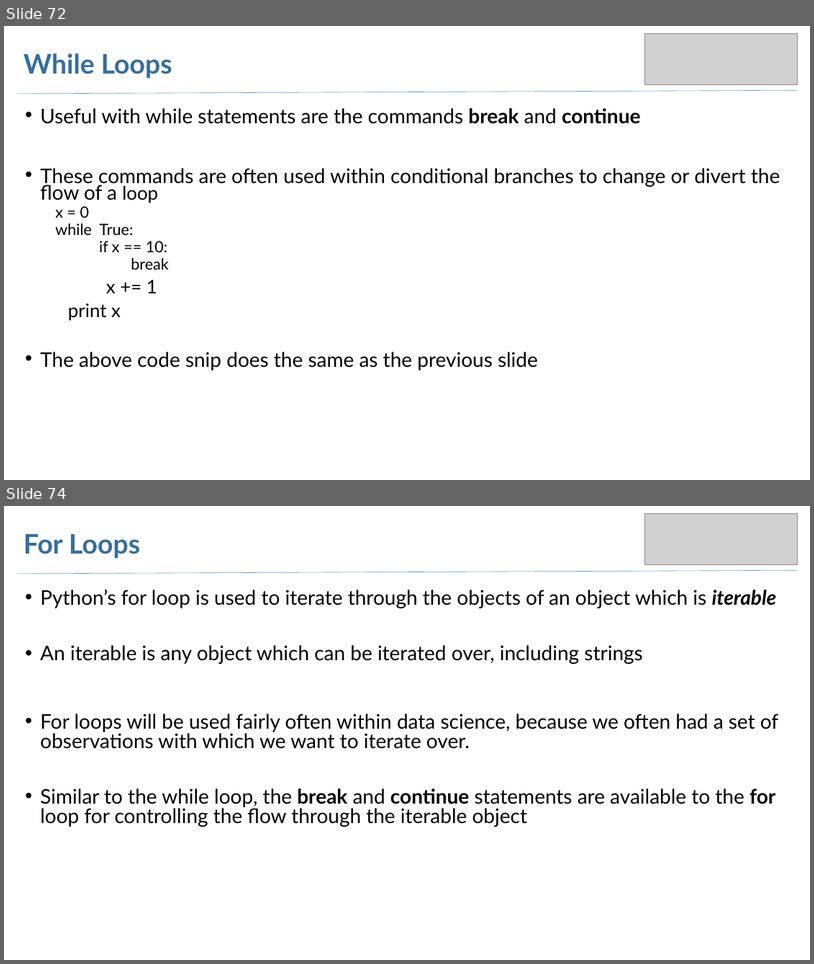
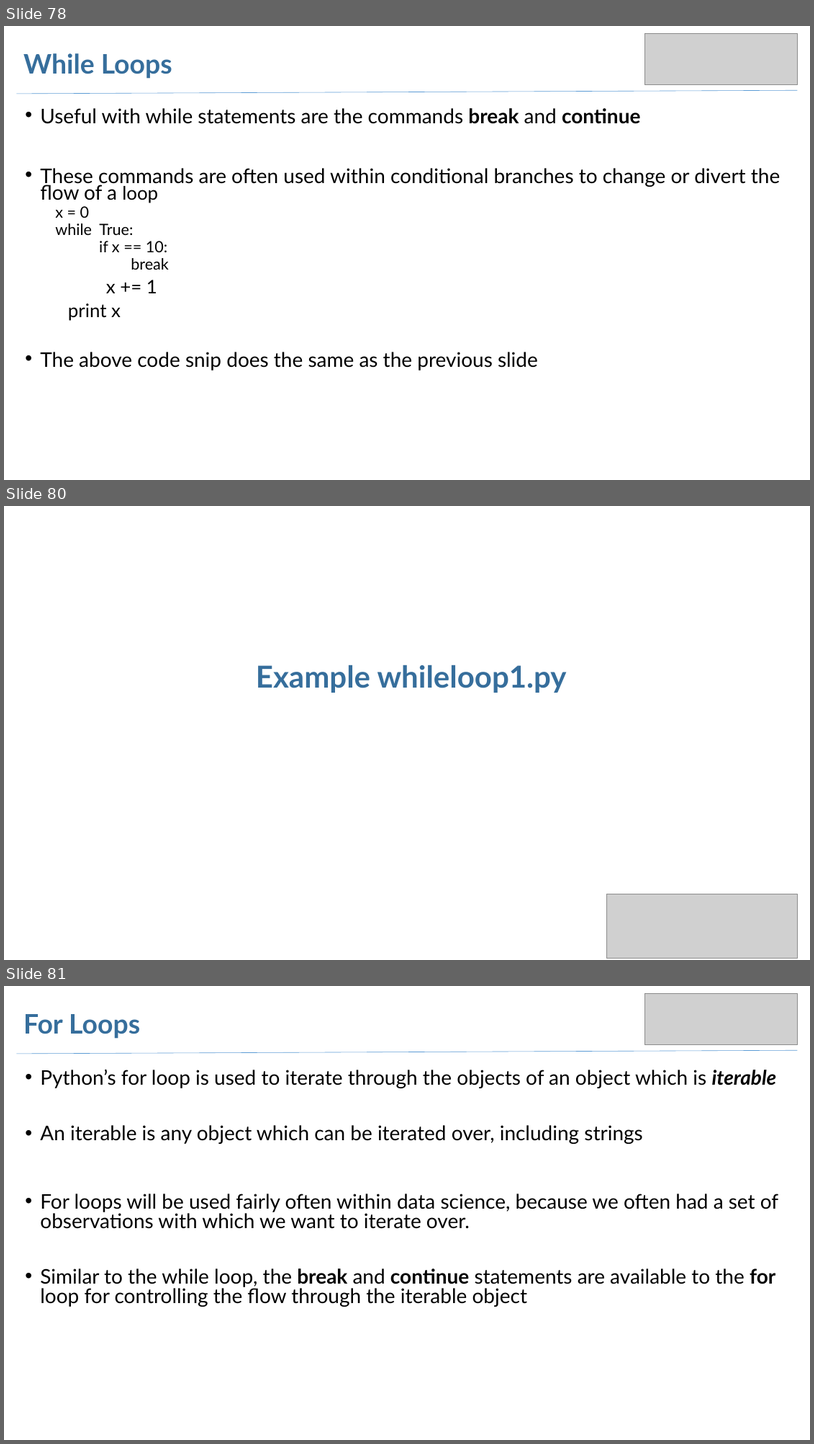
Before and after one commit to arjangvt/python-workshop, a slide deck: WorkshopSlides-Part1.pptx. Shown one above the other, each under a label of ours: slides 72 and 74 before the commit, slides 78, 80 and 81 after it; the slides between them are not shown. The pictures are 814x964 and 814x1444 pixels, drawn with LibreOffice and Linux fonts; fonts in the diff are those of the drawing; grey boxes stand for pictures. Boxes give left, top, right and bottom in pixels: in the first picture for what was removed or moved away, otherwise in the second. Text is boxed around its words. In the diff, an @@ line names an element or a change of style, - is before the commit and + after.

```diff
--- a/WorkshopSlides-Part1.pptx
+++ b/WorkshopSlides-Part1.pptx
@@ slide 80 added at [4, 506, 810, 960], background #FFFFFF @@
@@ title added at [256, 664, 567, 692], 36 pt, text #366E9C, bold @@
+Example whileloop1.py
@@ picture added at [607, 894, 797, 958] @@
@@ what was slide 72 is now slide 78 @@
@@ what was slide 74 is now slide 81 @@
```
Also in this commit, not shown: 5 slides changed, 8 other slides added, 1 other file.
